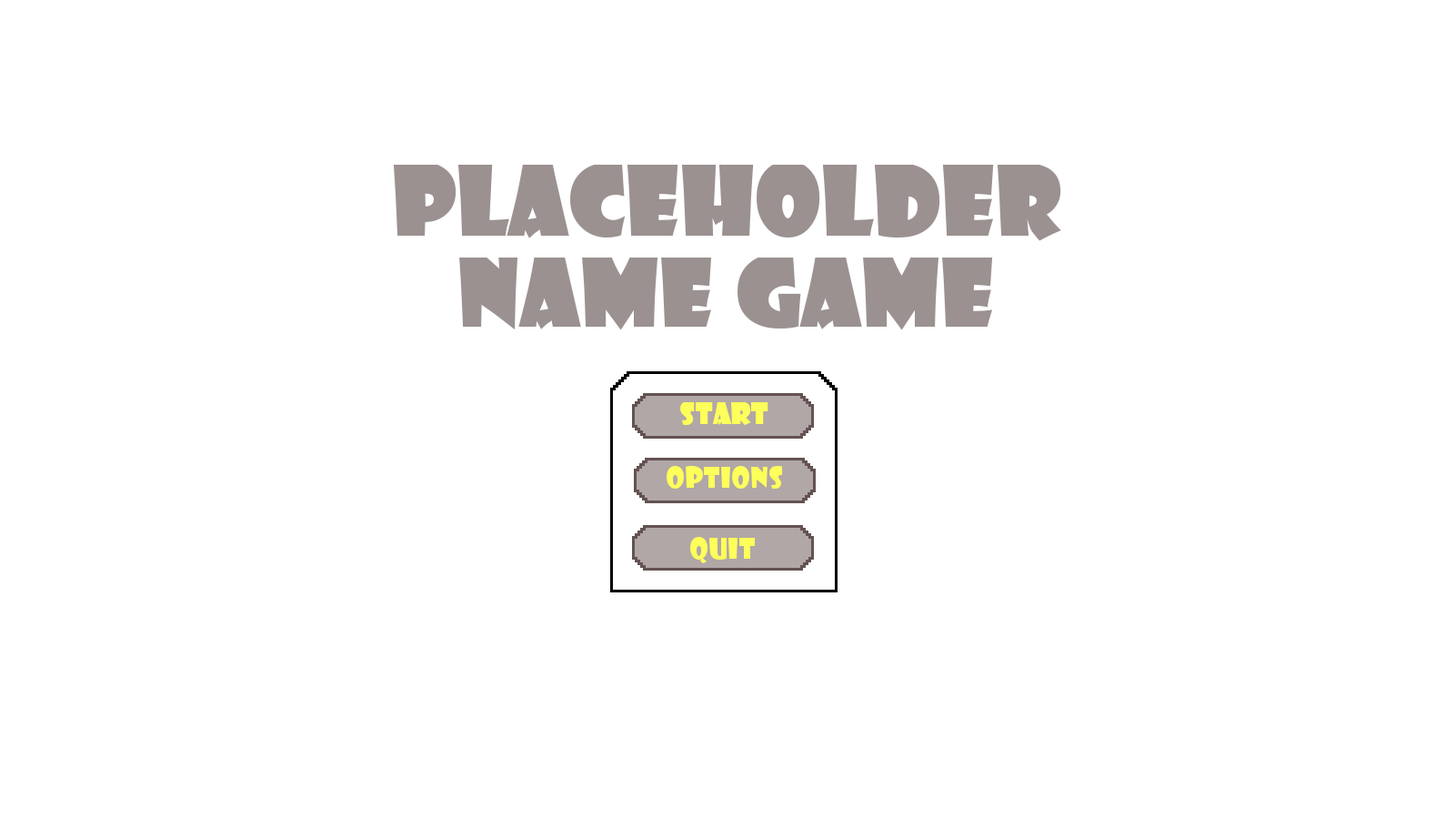
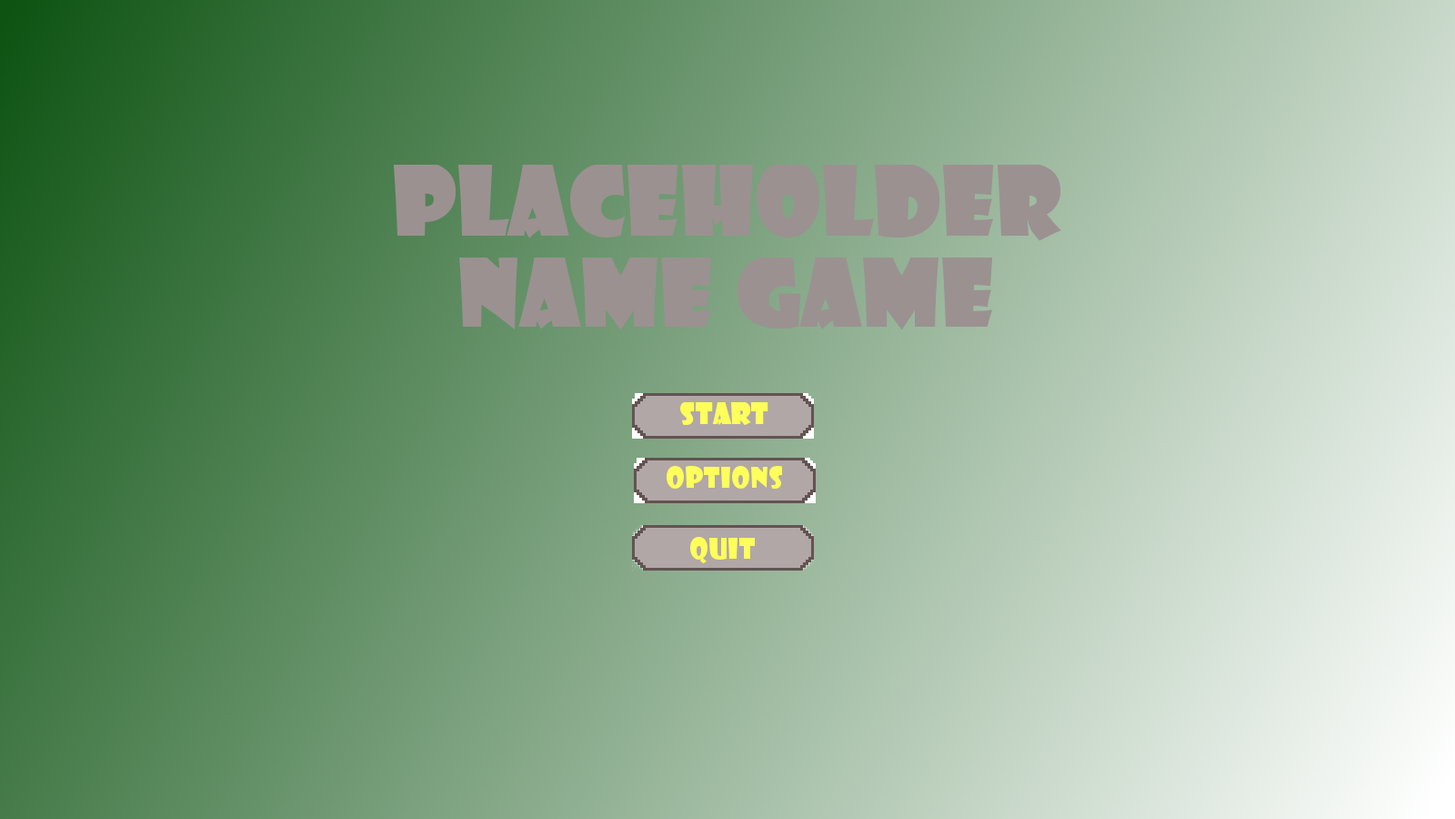
The second (1455, 819) image is a revision of the first. Changes to its layers:
painted on "btnQuit" over [632,524,815,571]
moved "Background" above "Button", painted on it over [0,0,1455,819]
